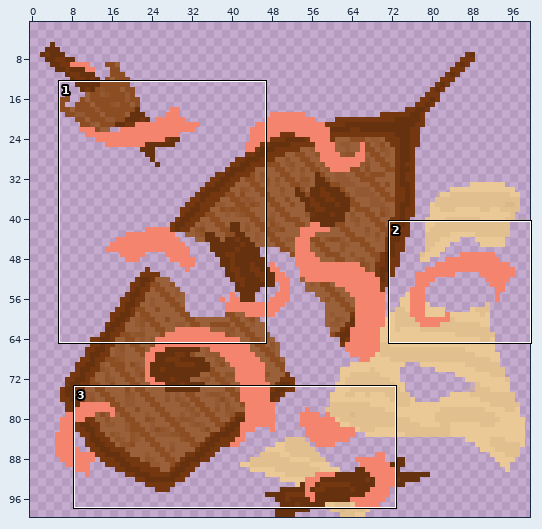
Sprite sheet -- assets/ship_wreck_2.png. The picture above shows the old version from afar; the outline marks the close-up.
Close-up. The starting point:
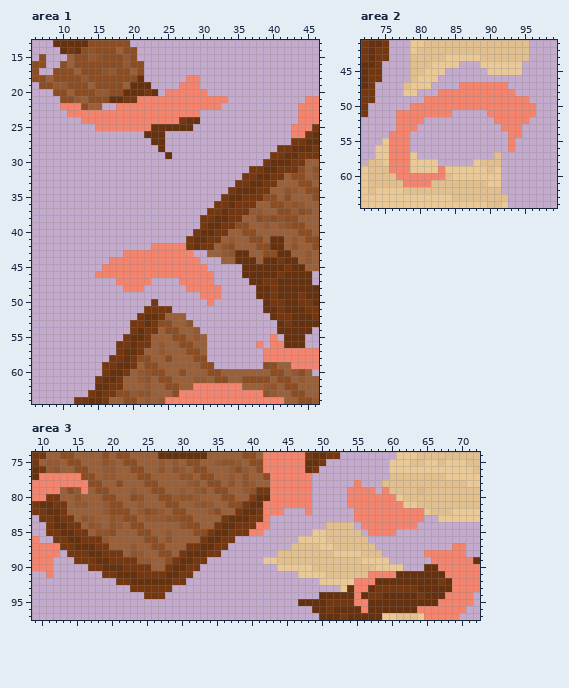
The file is 100x100 pixels. Pixels under 10% opacity are left out. Colours within 5 levels of each other are drawn and written as one. Shown: area 1: x 6..46, y 13..64; area 2: x 72..99, y 41..64; area 3: x 9..72, y 74..97. The wide view leaves out empty margins.
And afterwards:
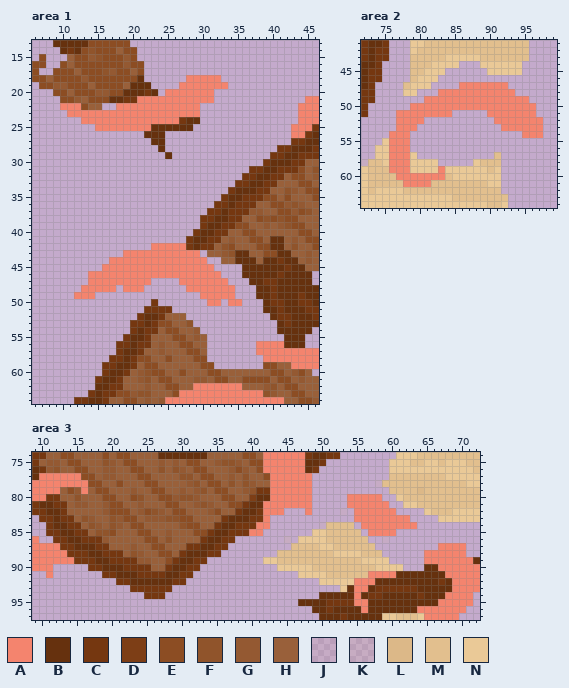
Palette (. is transparent): A #f4846e  B #66310e  C #753710  D #7d3e16  E #8c4d23  F #90542b  G #945932  H #99603a  J #dab5851a  K #dab58524  L #dcb888  M #e2bf8e  N #eac997
The edit:
Area 1:
There is now colour A in row 18 at x 30 to 32; in row 19 at x 30 to 33; in row 20 at x 31; in row 43 at x 29; in row 44 at x 30; in row 45 at x 31.
There is now colour A in row 46 at x 14 and 32; in row 47 at x 14 to 17 and 32 to 33; in row 48 at x 13 to 17 and 33 to 34; in row 49 at x 12 to 14 and 33 to 34; in row 50 at x 32 and 34 to 35; in row 56 at x 39.
There is now colour A in row 57 at x 38.
Colour A is removed in row 21 at x 32 to 33; in row 22 at x 30 to 32; in row 55 at x 40.
Area 2:
There is now colour A in row 52 at x 96 to 97; in rows 53 to 54 at x 95 to 97.
Colour A is removed in row 54 at x 93 to 94; in rows 55 to 56 at x 93.
Area 3:
There is now colour A in row 87 at x 67 to 68; in row 88 at x 13; in row 89 at x 12 to 14 and 65.
Colour A is removed in row 78 at x 55; in row 79 at x 54 to 57 and 59; in row 80 at x 59 to 60; in row 81 at x 60 to 61; in row 82 at x 61 to 64; in row 83 at x 63 to 64.
